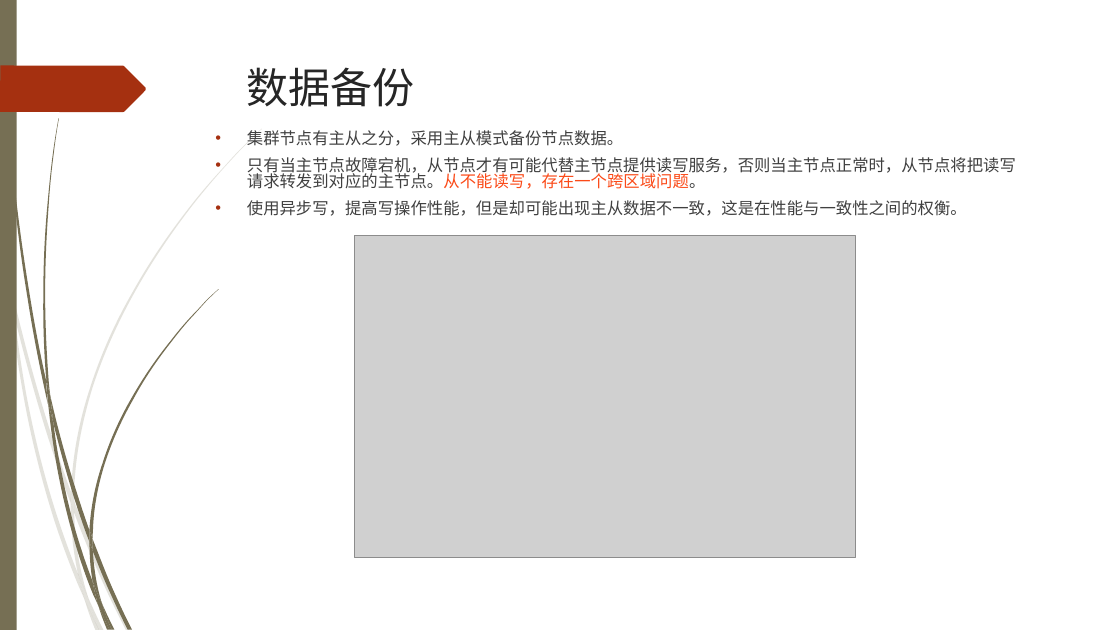
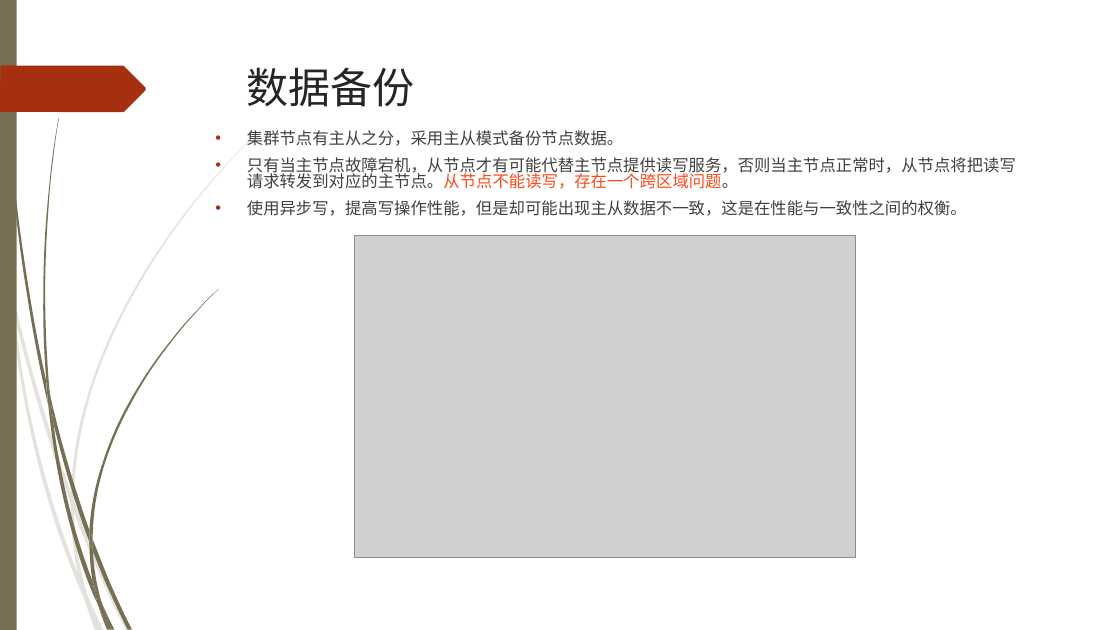
Before and after one commit to Spectrumleeee/Works, a slide deck: slide 6 of document/Redis&Memcache/Redis Cluster.ppt. Drawn at 1120x630 pixels with LibreOffice and Linux fonts; fonts in the diff are those of the drawing; grey boxes stand for pictures; background and template pictures are left out. Boxes give left, top, right and bottom in pixels: in the first picture for what was removed or moved away, otherwise in the second. Text is boxed around its words. In the diff, an @@ line names an element or a change of style, - is before the commit and + after.

```diff
--- a/document/Redis&Memcache/Redis Cluster.ppt
+++ b/document/Redis&Memcache/Redis Cluster.ppt
@@ text at [247, 157, 1016, 189]: text changed @@
-• 只有当主节点故障宕机，从节点才有可能代替主节点提供读写服务，否则当主节点正常时，从节点将把读写请求转发到对应的主节点。从不能读写，存在一个跨区域问题。
+• 只有当主节点故障宕机，从节点才有可能代替主节点提供读写服务，否则当主节点正常时，从节点将把读写请求转发到对应的主节点。从节点不能读写，存在一个跨区域问题。
```
Also in this commit, not shown: 1 other slide changed, 2 other files.
